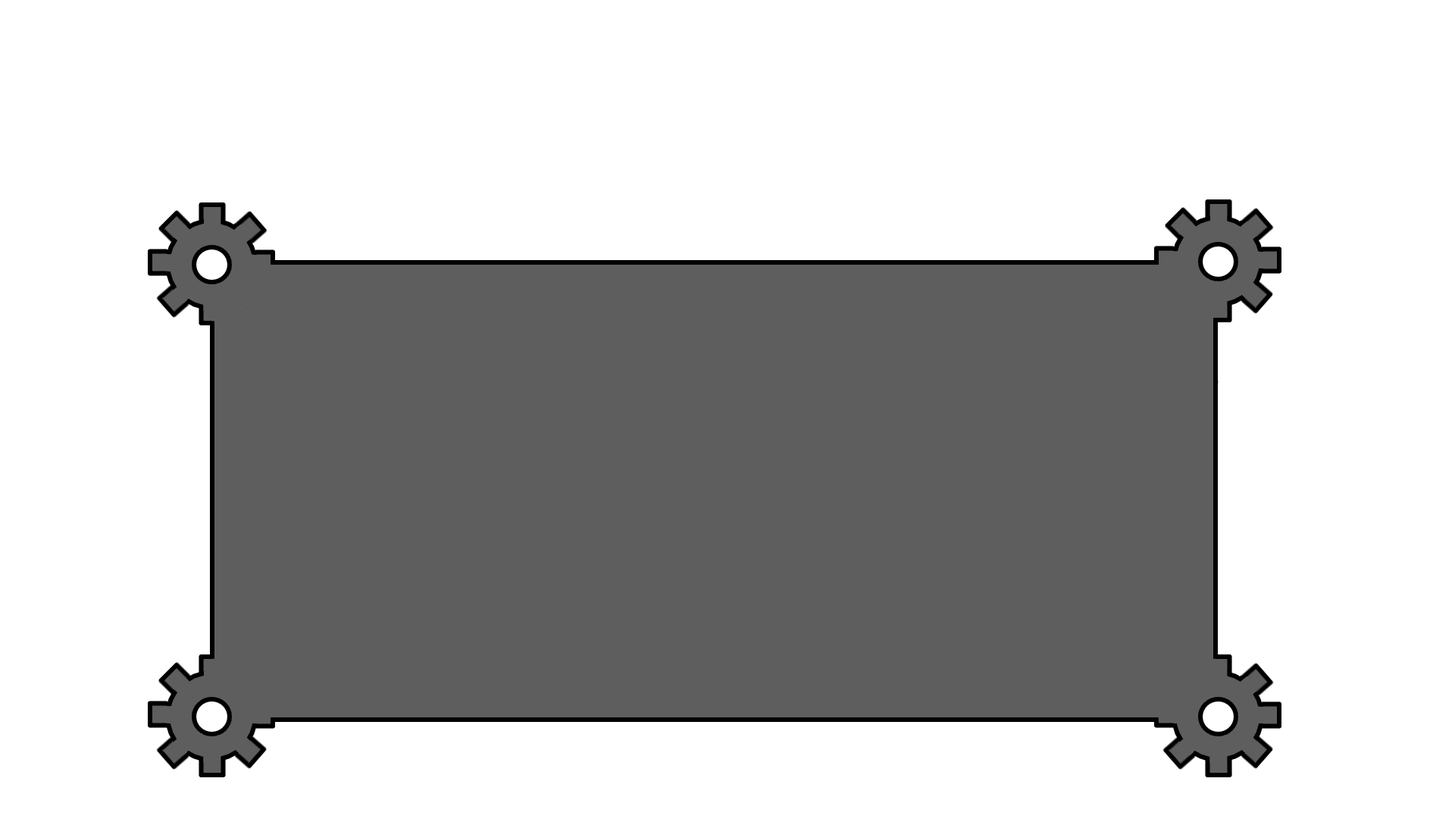
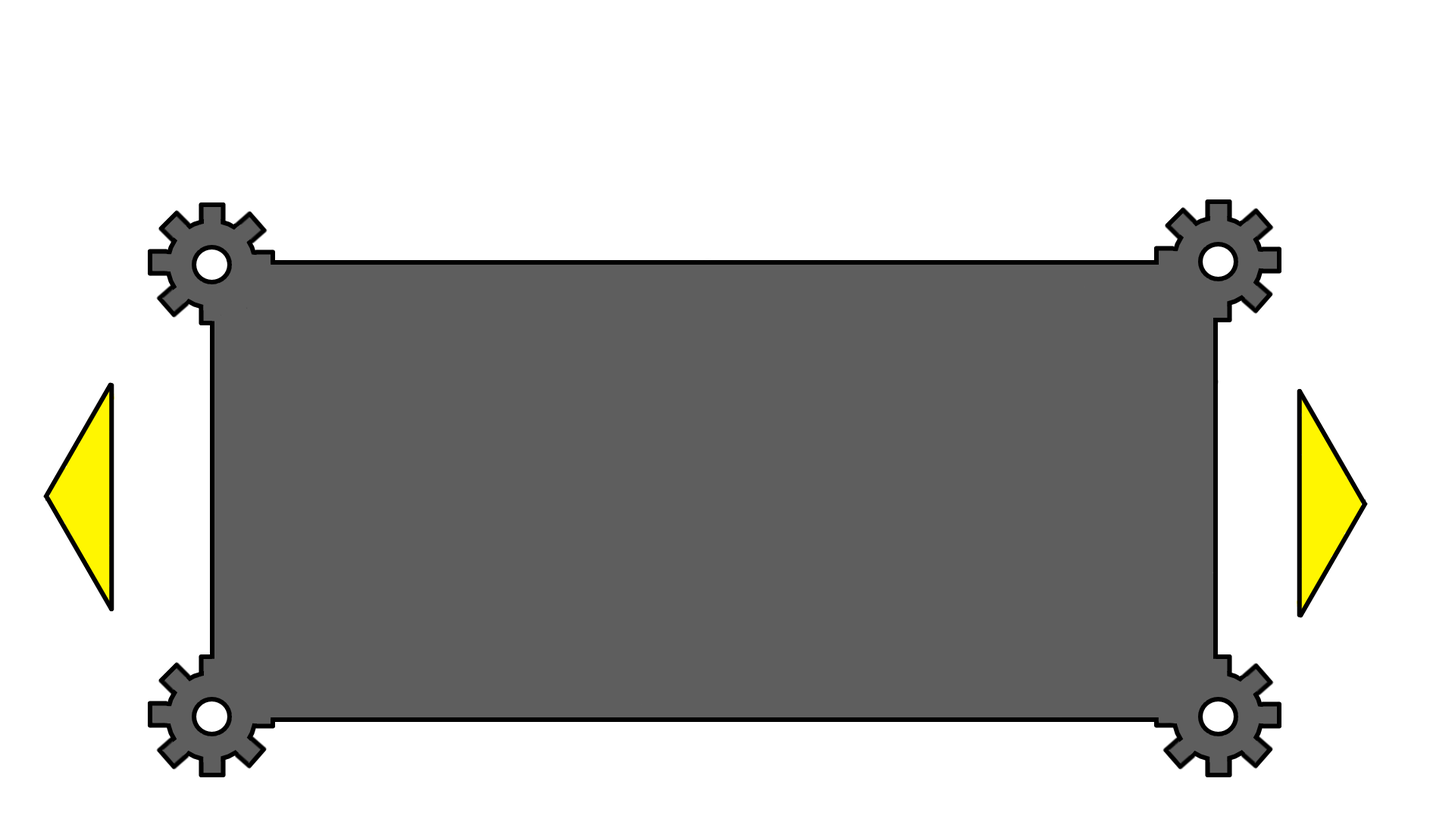
Revision of a layered w=1455, h=819 image; what changed, layer by layer:
removed group "UI" (14 layers) over [97, 382, 1310, 618]
added group "arrow" (1st of 2) with 2 layers above "arrow" over [43, 382, 115, 612]
moved "contour" (1st of 2, in "arrow") into group "arrow", painted on it over [43, 382, 1309, 618]
moved "colour" (1st of 2, in "arrow") into group "arrow", painted on it over [43, 382, 115, 612]
removed group "koło zębate" (1st of 4, in "UI") (2 layers) from group "UI" over [105, 382, 115, 389]
added group "arrow" (2nd of 2) with 2 layers above "Tło" over [1296, 388, 1369, 618]
moved "contour" (2nd of 2, in "arrow") into group "arrow", painted on it over [97, 382, 1369, 618]
moved "colour" (2nd of 2, in "arrow") into group "arrow", painted on it over [97, 382, 1369, 618]
showed "Tło", painted on it over [43, 382, 1369, 618]
